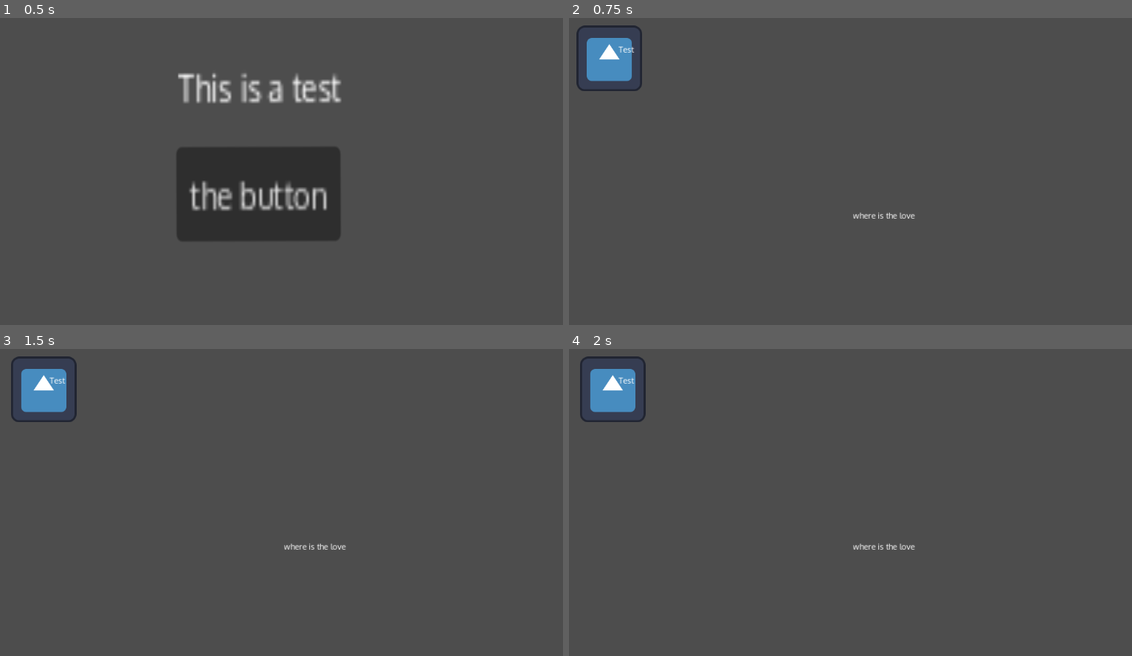
Above: before the commit, frames 1-4 (two rows, left to right).
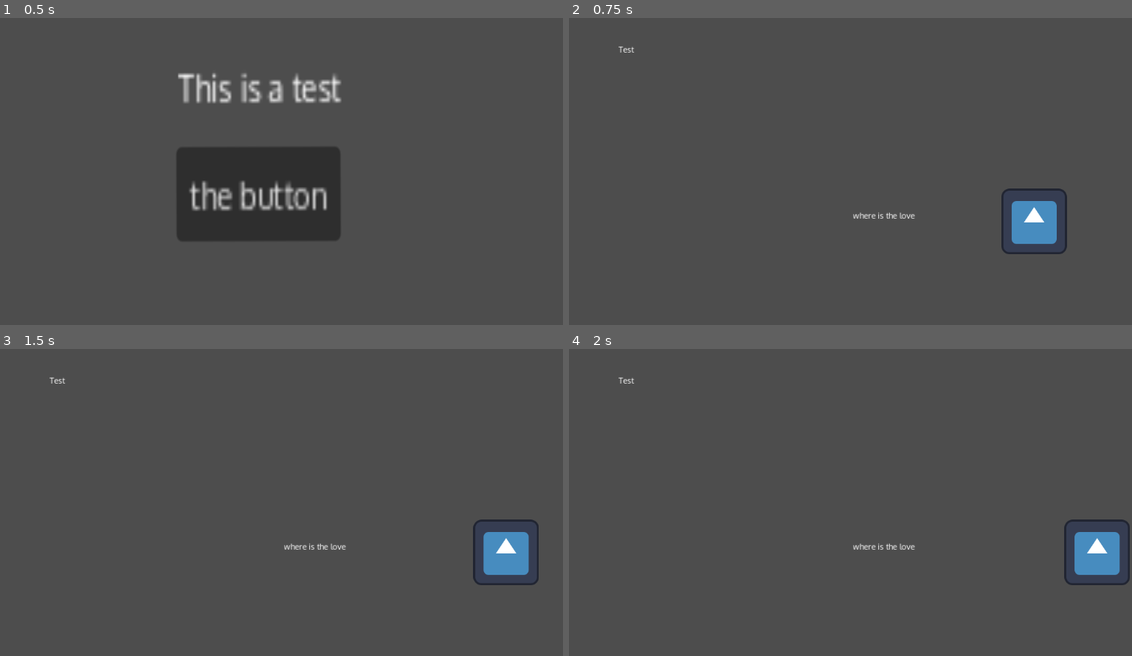
Above: after the commit, the same moments.

Repository: namiwa/game_godot
Game: Godot game, scene res://loadout.tscn
Two runs of this game, one before a commit and one after it. Both use one fixed random seed, a clock stepped at 60 frames per second and the inputs below. The engine's default icon, where the game draws it, is replaced by a stand-in: a white triangle on a blue panel in a dark square.
Inputs:
- Up to frame 1 (0.5 s): no input
- Up to frame 2 (0.75 s): click "the button" at 0.5 s
- Up to frame 3 (1.5 s): tap Enter at 1.25 s; hold Right (move_right) from 1.28 s (still down)
- Up to frame 4 (2 s): keep holding Right (move_right)

Frame 1 is identical in both runs. In frame 2, 2.9% of the frame differs, in the area x 1-89%, y 2-77%; in frame 3, 2.9%, in the area x 1-96%, y 2-77%; in frame 4, 2.9%.

Commit message:
fix: bug in player movement

Diff:
--- a/Player.gd
+++ b/Player.gd
@@ -26,5 +26,6 @@
 	else:
 		$AnimatedSprite2D.stop()
 
-	print_debug('my speed', velocity)
-	position = velocity * delta
+	position += velocity * delta
+	print_debug(position, screen_size)
+	position = position.clamp(Vector2.ZERO, screen_size - Vector2(speed / 2, speed / 2))
